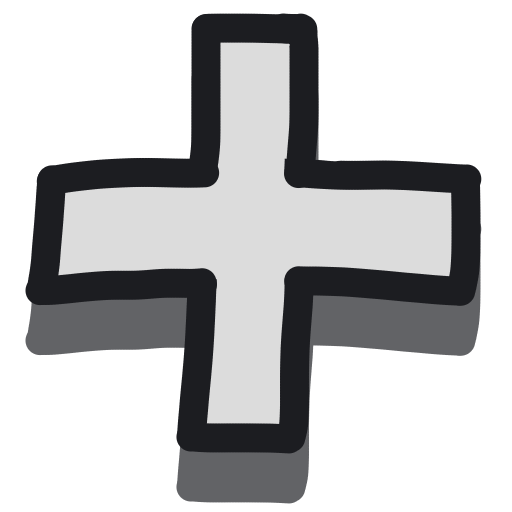
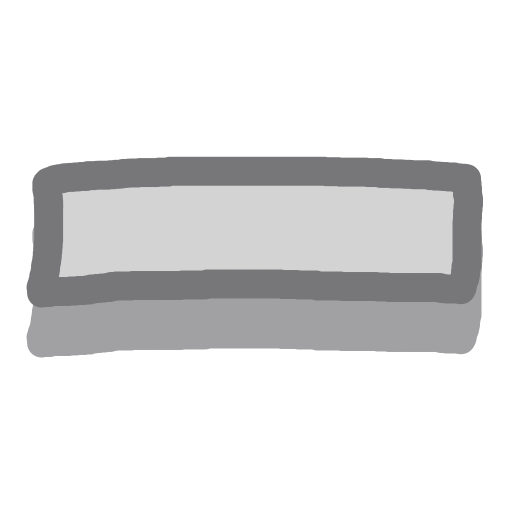
Two versions of the same layered image (512 x 512). Layer-by-layer changes:
hid group "BaseButton" (1st of 3) (4 layers) over [25, 13, 483, 504]
painted on "Paint Layer 3" (3rd of 3, in "BaseButton") over [25, 13, 483, 504]
hid "Paint Layer 4" (4th of 5, in "BaseButton"), painted on it over [25, 13, 483, 448]
painted on "Paint Layer 4" (5th of 5, in "BaseButton") over [25, 13, 483, 448]
painted on "Backdrop" (3rd of 5, in "BaseButton") over [25, 50, 483, 504]
showed group "Minus" (2nd of 2) (9 layers), opacity 100% → 60% over [25, 13, 483, 434]
showed "Lines" (4th of 4, in "Minus" › "BaseButton"), painted on it over [25, 128, 483, 320]
painted on "DefaultColor" (4th of 4, in "Minus" › "BaseButton") over [25, 128, 483, 320]
painted on "Backdrop" (5th of 5, in "Minus") over [25, 13, 483, 434]
